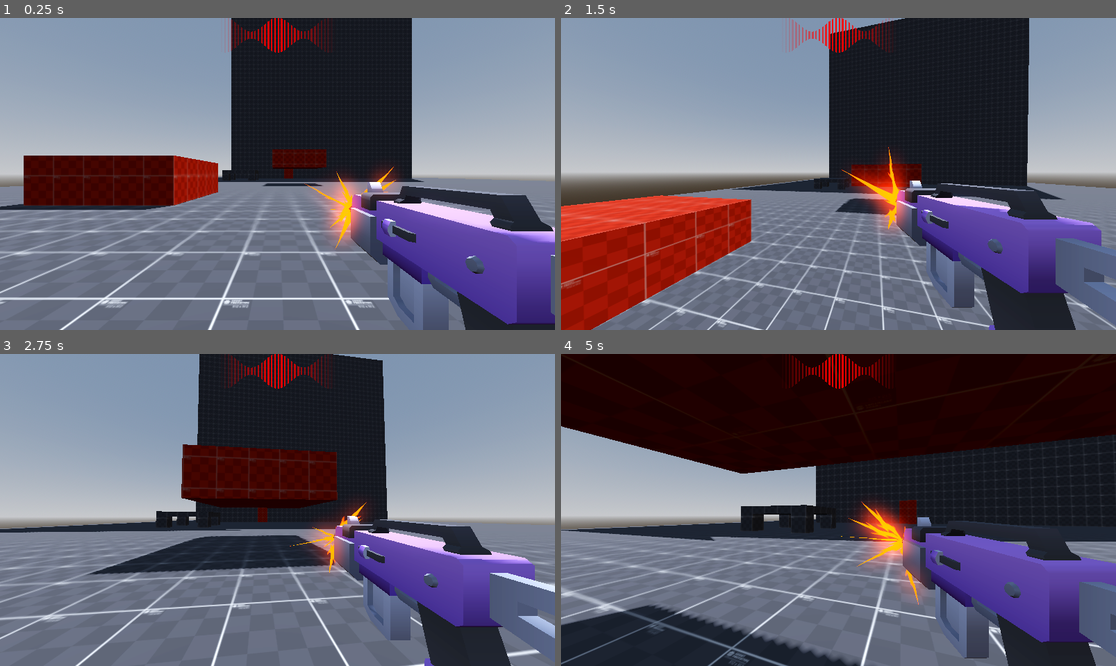
Above: before the commit, frames 1-4 (two rows, left to right).
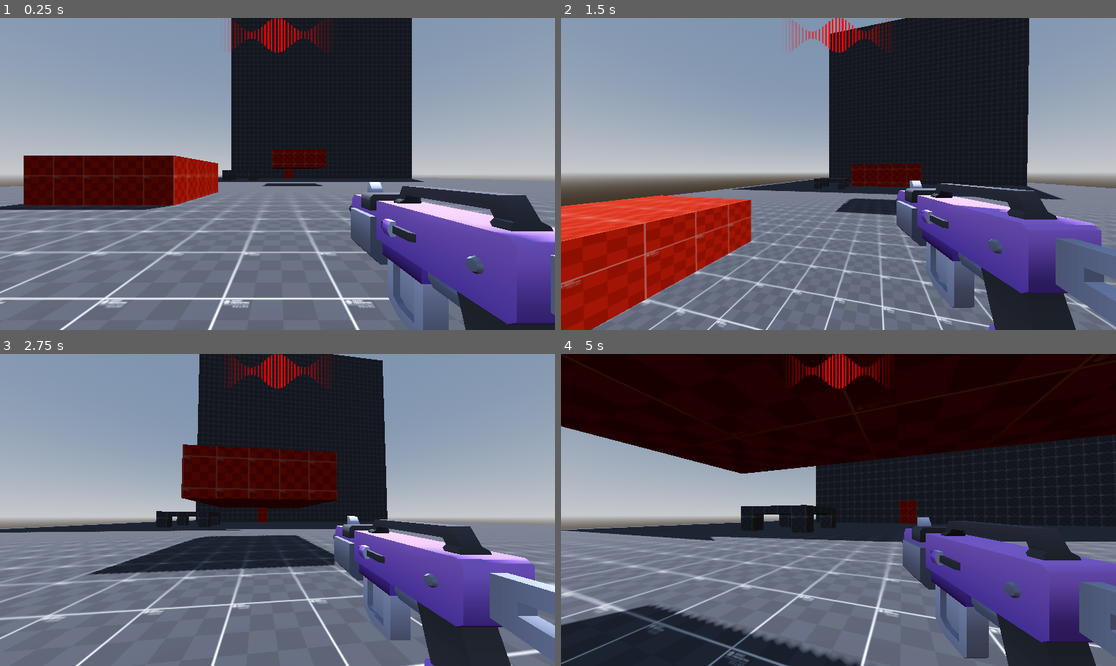
Above: after the commit, the same moments.

Repository: WasteIy/GameOff2025
Game: Godot game, scene res://PLACEHOLDERS/Scenes/test_level_placeholder.tscn
Same seed, same stepped clock (60 frames per second), same inputs: the game is played once before the commit and once after it. This scene is started directly instead of the project's main scene.
Inputs (mouse positions are in pixels of both pictures, inside the frame that each line leads up to):
- Up to frame 1 (0.25 s): no input
- Up to frame 2 (1.5 s): move the mouse to (866, 174) at 0.52 s; hold Shift (sprint) 0.53-1.28 s; hold W (move_forward) from 0.53 s (still down); click (866, 174) at 0.67 s; tap Space (jump) at 0.77 s; move the mouse to (810, 174) at 1.27 s; tap Shift (sprint) at 1.35 s
- Up to frame 3 (2.75 s): keep holding W (move_forward); tap Space (jump) at 1.52 s; move the mouse to (288, 503) at 2.02 s; hold Shift (sprint) from 2.03 s (still down)
- Up to frame 4 (5 s): keep holding W (move_forward); move the mouse to (832, 516) at 2.77 s; release Shift (sprint) at 2.78 s; tap Shift (sprint) at 2.85, 4.35 s; click (832, 516) at 2.92 s; tap Space (jump) at 3.02, 3.77, 4.52 s; move the mouse to (877, 513) at 3.52 s; hold Shift (sprint) 3.53-4.28 s; move the mouse to (794, 506) at 4.27 s

The runs differ from the first frame. In frame 1, 1.9% of the frame differs, in the area x 54-72%, y 47-75%; in frame 2, 1.8%; in frame 3, 1.2%; in frame 4, 2.2%, in the area x 50-66%, y 47-81%.

Commit message:
Add glitch shader to color change

Diff:
--- /dev/null
+++ b/Assets/Shaders/Glitch.gdshader
@@ -0,0 +1,47 @@
+/*
+	Glitch Effect Shader by Yui Kinomoto @arlez80
+
+	MIT License
+*/
+shader_type canvas_item;
+
+uniform float shake_power = 0.03;
+uniform float shake_rate : hint_range( 0.0, 1.0 ) = 0.5;
+uniform float shake_speed = 5.0;
+uniform float shake_block_size = 30.5;
+uniform float shake_color_rate : hint_range( 0.0, 1.0 ) = 0.01;
+uniform sampler2D screen_texture : hint_screen_texture;
+
+float random( float seed )
+{
+	return fract( 543.2543 * sin( dot( vec2( seed, seed ), vec2( 3525.46, -54.3415 ) ) ) );
+}
+
+void fragment( )
+{
+	float enable_shift = float(
+		random( trunc( TIME * shake_speed ) )
+	<	shake_rate
+	);
+
+	vec2 fixed_uv = SCREEN_UV;
+	fixed_uv.x += (
+		random(
+			( trunc( SCREEN_UV.y * shake_block_size ) / shake_block_size )
+		+	TIME
+		) - 0.5
+	) * shake_power * enable_shift;
+
+	vec4 pixel_color = textureLod( screen_texture, fixed_uv, 0.0 );
+	pixel_color.r = mix(
+		pixel_color.r
+	,	textureLod( screen_texture, fixed_uv + vec2( shake_color_rate, 0.0 ), 0.0 ).r
+	,	enable_shift
+	);
+	pixel_color.b = mix(
+		pixel_color.b
+	,	textureLod( screen_texture, fixed_uv + vec2( -shake_color_rate, 0.0 ), 0.0 ).b
+	,	enable_shift
+	);
+	COLOR = pixel_color;
+}
--- a/PLACEHOLDERS/Scenes/player_placeholder.tscn
+++ b/PLACEHOLDERS/Scenes/player_placeholder.tscn
@@ -79,7 +79,9 @@
 [node name="GPUParticles3D" type="GPUParticles3D" parent="Head/Camera3D/blaster-d"]
 transform = Transform3D(1, 0, 0, 0, -4.371139e-08, 1, 0, -1, -4.371139e-08, -0.014242649, 0.055680335, -0.4553818)
 material_override = SubResource("ShaderMaterial_ery3i")
+emitting = false
 lifetime = 0.1
+one_shot = true
 explosiveness = 0.9
 randomness = 1.0
 fixed_fps = 60
--- /dev/null
+++ b/Scenes/UI/GlitchScript.gd
@@ -0,0 +1,31 @@
+extends Panel
+
+var shaderMaterial : ShaderMaterial
+
+var gameManager : GameManager = GameManager
+var old_tween : Tween
+
+# Called when the node enters the scene tree for the first time.
+func _ready() -> void:
+	visible = false
+	shaderMaterial = material
+
+	if not gameManager:
+		printerr("O GameManager não foi encontrado.")
+		push_error("O GameManager não foi encontrado.")
+		return
+	if not gameManager.is_connected("color_changed", Callable(self, "change_color")):
+		gameManager.connect("color_changed", Callable(self, "change_color"))
+
+
+func change_color(_cor : int):
+	if old_tween:
+		old_tween.stop()
+	print("Cheguei aqui")
+	visible = true
+	old_tween = create_tween()
+	old_tween.set_parallel(false)
+	old_tween.tween_property(shaderMaterial, "shader_parameter/shake_color_rate", 0.02, 0.1)
+	old_tween.tween_property(shaderMaterial, "shader_parameter/shake_color_rate", 0.0, 0.1)
+	await old_tween.finished
+	visible = false
--- a/Scenes/UI/UI_scene.tscn
+++ b/Scenes/UI/UI_scene.tscn
@@ -1,7 +1,17 @@
-[gd_scene load_steps=4 format=3 uid="uid://cjfgpiirpihg7"]
+[gd_scene load_steps=7 format=3 uid="uid://cjfgpiirpihg7"]
 
+[ext_resource type="Shader" uid="uid://bic5pu4ouc3ax" path="res://Assets/Shaders/Glitch.gdshader" id="1_18t6v"]
 [ext_resource type="Shader" uid="uid://dl66atqk84612" path="res://Assets/Shaders/UI_Color.gdshader" id="1_wghih"]
 [ext_resource type="Script" uid="uid://c4qwpy6hl2iyj" path="res://Scenes/UI/UI_color_script.gd" id="2_agmrd"]
+[ext_resource type="Script" uid="uid://d3ocxmuwkjb7w" path="res://Scenes/UI/GlitchScript.gd" id="4_g87wr"]
+
+[sub_resource type="ShaderMaterial" id="ShaderMaterial_g87wr"]
+shader = ExtResource("1_18t6v")
+shader_parameter/shake_power = 0.02
+shader_parameter/shake_rate = 1.0
+shader_parameter/shake_speed = 0.0
+shader_parameter/shake_block_size = 30.5
+shader_parameter/shake_color_rate = 0.050000002375
 
 [sub_resource type="ShaderMaterial" id="ShaderMaterial_agmrd"]
 shader = ExtResource("1_wghih")
@@ -10,7 +20,16 @@
 
 [node name="CanvasLayer" type="CanvasLayer"]
 
-[node name="Panel" type="Panel" parent="."]
+[node name="Glitch" type="Panel" parent="."]
+material = SubResource("ShaderMaterial_g87wr")
+anchors_preset = 15
+anchor_right = 1.0
+anchor_bottom = 1.0
+grow_horizontal = 2
+grow_vertical = 2
+script = ExtResource("4_g87wr")
+
+[node name="ColorWave" type="Panel" parent="."]
 material = SubResource("ShaderMaterial_agmrd")
 anchors_preset = 5
 anchor_left = 0.5
Not shown, added: Assets/Shaders/Glitch.gdshader.uid
Not shown, added: Scenes/UI/GlitchScript.gd.uid
